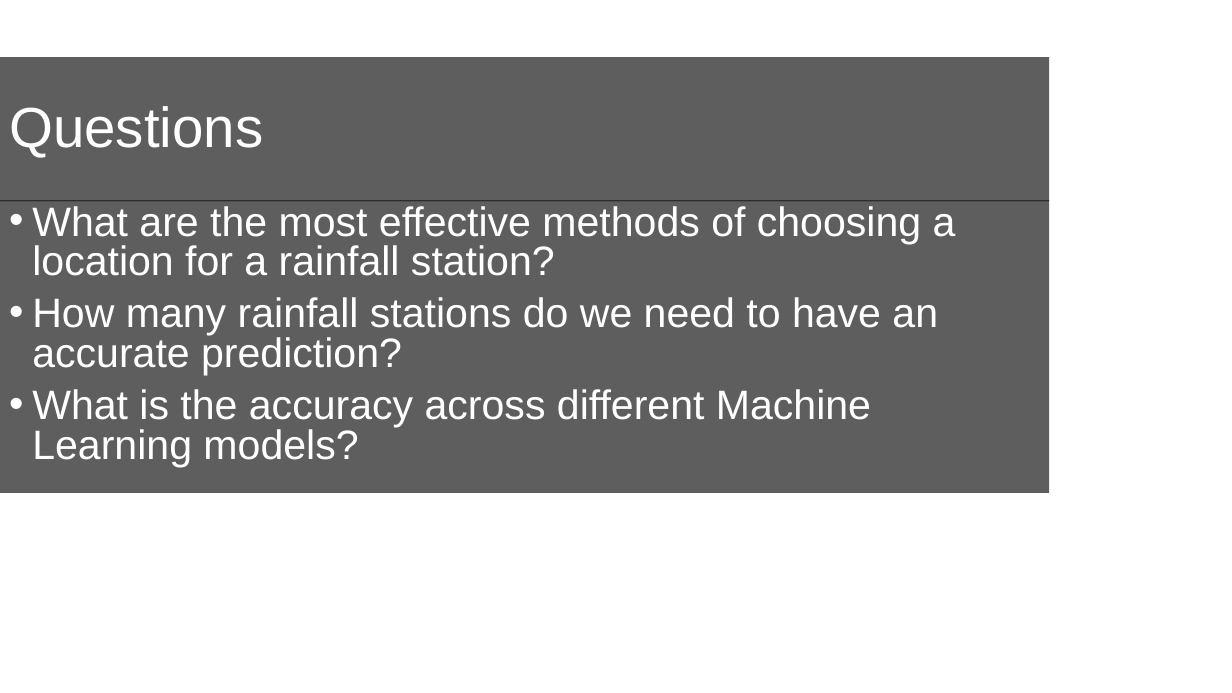
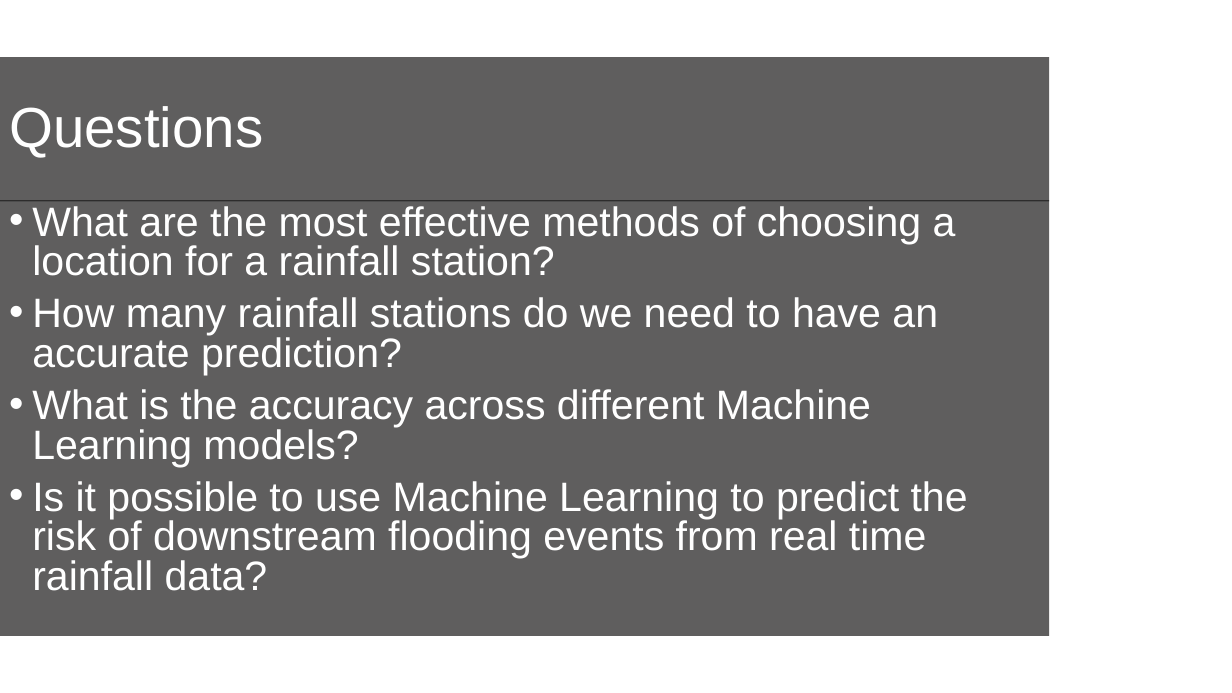
Before and after one commit to EpicTomatoSauce/uwa_final_project, a slide deck: slide 3 of UWA Final Project.pptx. Drawn at 1232x693 pixels with LibreOffice and Linux fonts; fonts in the diff are those of the drawing; background and template pictures are left out. Boxes give left, top, right and bottom in pixels: in the first picture for what was removed or moved away, otherwise in the second. Text is boxed around its words. In the diff, an @@ line names an element or a change of style, - is before the commit and + after.

Commit message:
edit pptx

```diff
--- a/UWA Final Project.pptx
+++ b/UWA Final Project.pptx
@@ rectangle "What are the most effective ...": place and size @@
-rectangle "What are the most effective ..." at (0,200,1049,493)
+rectangle "What are the most effective ..." at (0,200,1049,636)
@@ text in rectangle at (32,481,968,591): paragraph added @@
+• Is it possible to use Machine Learning to predict the risk of downstream flooding events from real time rainfall data?
```
Also in this commit, not shown: 1 other slide changed.
